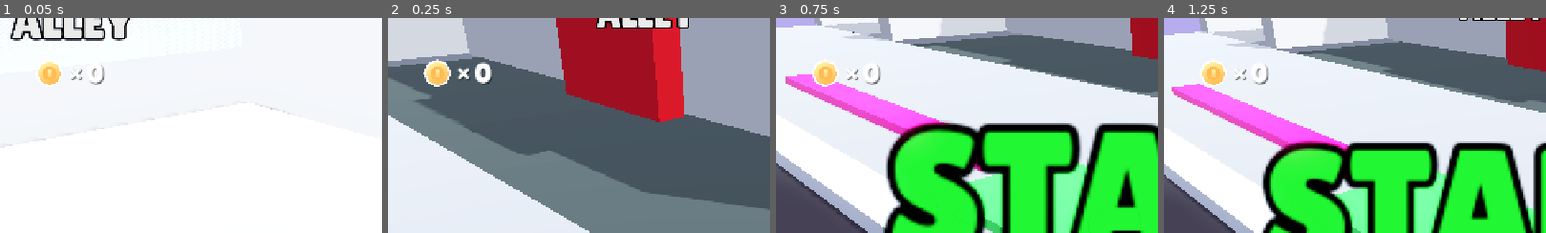
Above: before the commit, frames 1-4 (left to right).
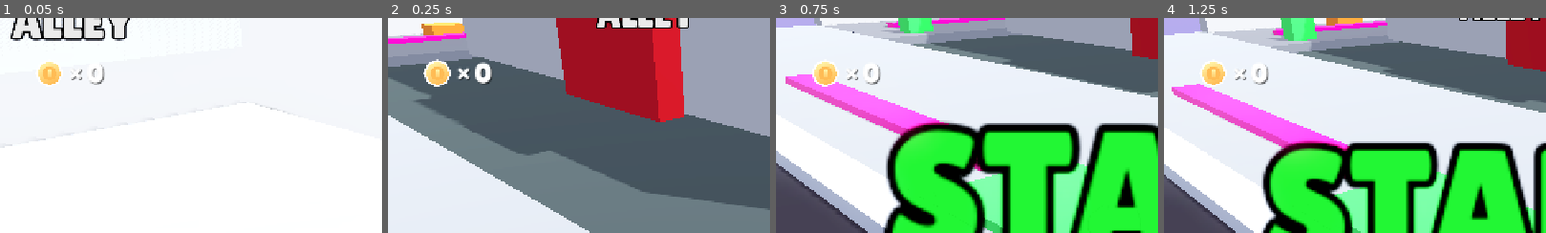
Above: after the commit, the same moments.

Repository: victorlvl47/3d-platformer-obby
Game: Godot game, scene res://greybox_levels/no_ticket_no_entry_v1.tscn
Two runs of this game, one before a commit and one after it. Both use one fixed random seed, a clock stepped at 60 frames per second and the inputs below. This scene is started directly instead of the project's main scene.
Inputs (mouse positions are % of the whole screen's width and height, from its top left):
- Up to frame 1 (0.05 s): no input
- Up to frame 2 (0.25 s): no input
- Up to frame 3 (0.75 s): move the mouse to (72, 45) at 0.52 s; hold D (move_right) from 0.53 s (still down); click (72, 45) at 0.67 s
- Up to frame 4 (1.25 s): keep holding D (move_right); tap Space (jump) at 0.77 s
The pictures show only the part of the screen within x 0-50%, y 0-50%; the shares and areas given below are measured in that part.

Frame 1 is identical in both runs. In frame 2, 3.6% of the frame differs, in the area x 0-22%, y 0-20%; in frame 3, 3.2%; in frame 4, 4.1%, in the area x 16-59%, y 0-17%.

Commit message:
remove wall in alley

Diff:
--- a/greybox_levels/no_ticket_no_entry_v1.tscn
+++ b/greybox_levels/no_ticket_no_entry_v1.tscn
@@ -228,16 +228,6 @@
 [node name="StaticBody3D" type="StaticBody3D" parent="World/Greybox/Alley/GB_Alley_Wall_Left_01" unique_id=734475639]
 
 [node name="CollisionShape3D" type="CollisionShape3D" parent="World/Greybox/Alley/GB_Alley_Wall_Left_01/StaticBody3D" unique_id=1947619578]
-shape = SubResource("BoxShape_Unit")
-
-[node name="GB_Alley_Wall_Right_01" type="MeshInstance3D" parent="World/Greybox/Alley" unique_id=1791303202]
-transform = Transform3D(1.5, 0, 0, 0, 4, 0, 0, 0, 48, -29.25, 2, -5)
-mesh = SubResource("BoxMesh_Unit")
-surface_material_override/0 = SubResource("Mat_Building")
-
-[node name="StaticBody3D" type="StaticBody3D" parent="World/Greybox/Alley/GB_Alley_Wall_Right_01" unique_id=1628761784]
-
-[node name="CollisionShape3D" type="CollisionShape3D" parent="World/Greybox/Alley/GB_Alley_Wall_Right_01/StaticBody3D" unique_id=1979577084]
 shape = SubResource("BoxShape_Unit")
 
 [node name="GB_Alley_Crate_01" type="MeshInstance3D" parent="World/Greybox/Alley" unique_id=507103362]
